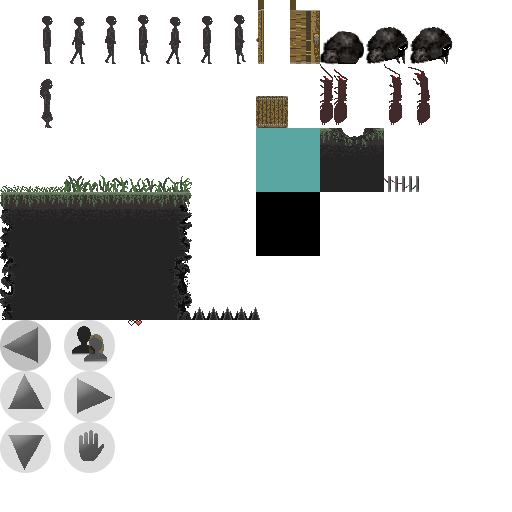
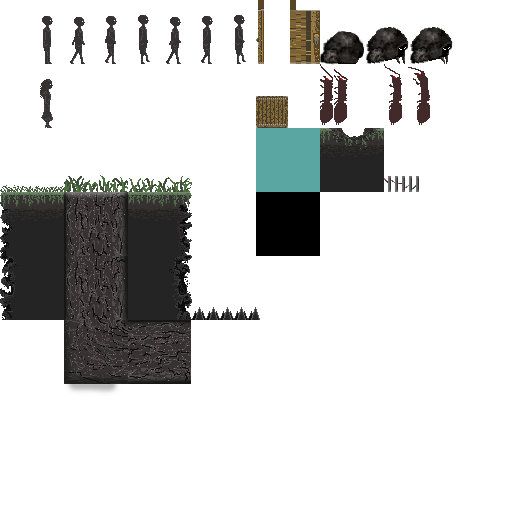
Layered file, before and after one edit (512px x 512px). Changes by layer:
hid group "UI" (15 layers) over [0, 320, 142, 473]
added layer "ghostPathTop" in group "Tiles" over [64, 192, 128, 256]
added layer "ghostPath copy" in group "Tiles" over [64, 320, 128, 397]
added layer "ghostPath copy 2" in group "Tiles" over [127, 320, 191, 384]
added layer "ghostPath" in group "Tiles" over [64, 256, 128, 320]
